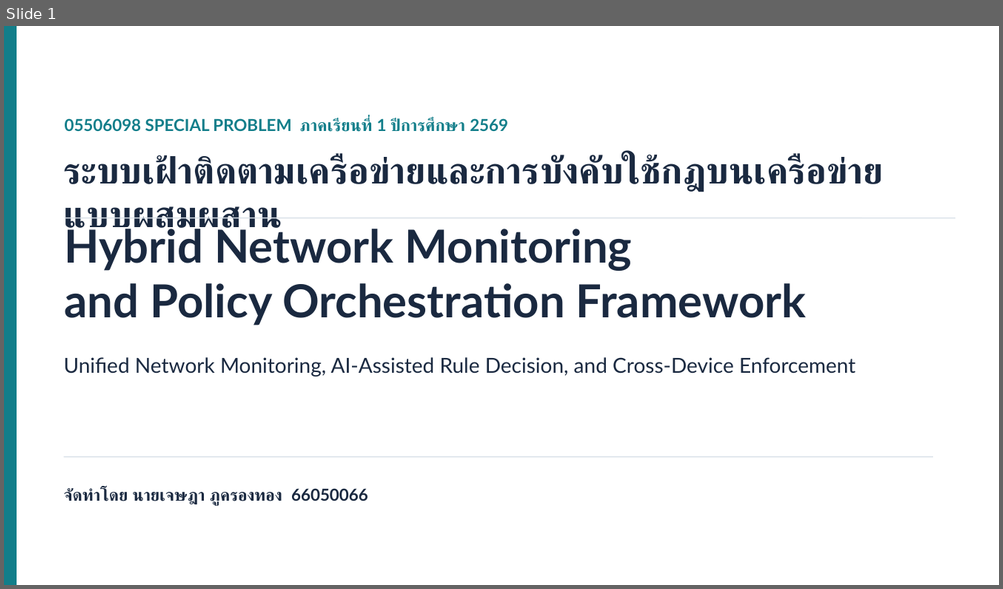
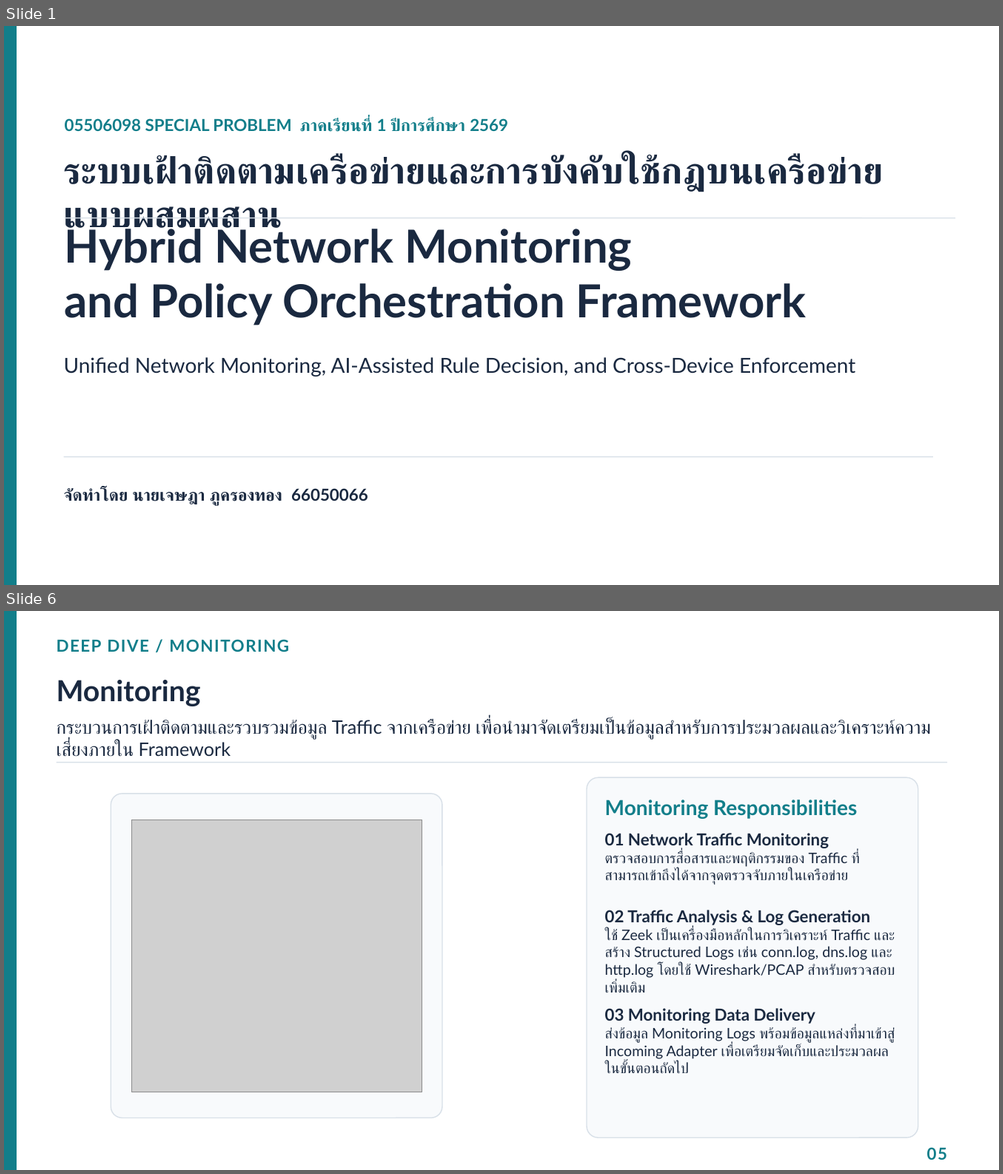
Before and after one commit to Jesadaphoukrongthong/Hybrid-Network-Monitoring-and-Policy-Orchestration-Framework, a slide deck: docs/paper/Hybrid_Framework_Presentation.pptx. Shown one above the other, each under a label of ours: slide 1 before the commit, slides 1 and 6 after it; the slides between them are not shown. The pictures are 1003x589 and 1003x1174 pixels, drawn with LibreOffice and Linux fonts; fonts in the diff are those of the drawing; grey boxes stand for pictures. Boxes give left, top, right and bottom in pixels: in the first picture for what was removed or moved away, otherwise in the second. Text is boxed around its words. In the diff, an @@ line names an element or a change of style, - is before the commit and + after.

```diff
--- a/docs/paper/Hybrid_Framework_Presentation.pptx
+++ b/docs/paper/Hybrid_Framework_Presentation.pptx
@@ slide 6 added at [4, 611, 999, 1170], background #FFFFFF @@
@@ rectangle added at [4, 611, 16, 1170], fill #127E8A, outline #127E8A 1 pt @@
@@ text added at [57, 639, 289, 652], 16 pt, text #127E8A, bold @@
+DEEP DIVE / MONITORING
@@ text added at [57, 680, 201, 706], 28 pt, text #1A2940, bold @@
+Monitoring
@@ text added at [57, 720, 930, 757], 18 pt, text #1A2940 @@
+กระบวนการเฝ้าติดตามและรวบรวมข้อมูล Traffic จากเครือข่าย เพื่อนำมาจัดเตรียมเป็นข้อมูลสำหรับการประมวลผลและวิเคราะห์ความเสี่ยงภายใน Framework
@@ line added from (57, 763) to (947, 763), #D8E0E8 1 pt @@
@@ rounded rectangle added at [111, 794, 442, 1119], fill #F8FAFC, outline #D8E0E8 1 pt @@
@@ picture added at [131, 820, 422, 1092] @@
@@ group added at [586, 777, 918, 1138]: 4 texts, 1 rounded rectangle @@
+Monitoring Responsibilities
+01 Network Traffic Monitoring
+ตรวจสอบการสื่อสารและพฤติกรรมของ Traffic ที่สามารถเข้าถึงได้จากจุดตรวจจับภายในเครือข่าย
+02 Traffic Analysis & Log Generation
+ใช้ Zeek เป็นเครื่องมือหลักในการวิเคราะห์ Traffic และสร้าง Structured Logs เช่น conn.log, dns.log และ http.log โดยใช้ Wireshark/PCAP สำหรับตรวจสอบเพิ่มเติม
+03 Monitoring Data Delivery
+ส่งข้อมูล Monitoring Logs พร้อมข้อมูลแหล่งที่มาเข้าสู่ Incoming Adapter เพื่อเตรียมจัดเก็บและประมวลผลในขั้นตอนถัดไป
@@ text added at [927, 1147, 947, 1160], 16 pt, text #127E8A, bold @@
+05
```
Also in this commit, not shown: 13 slides changed, 3 other slides added, 8 slides removed, 6 other files.
